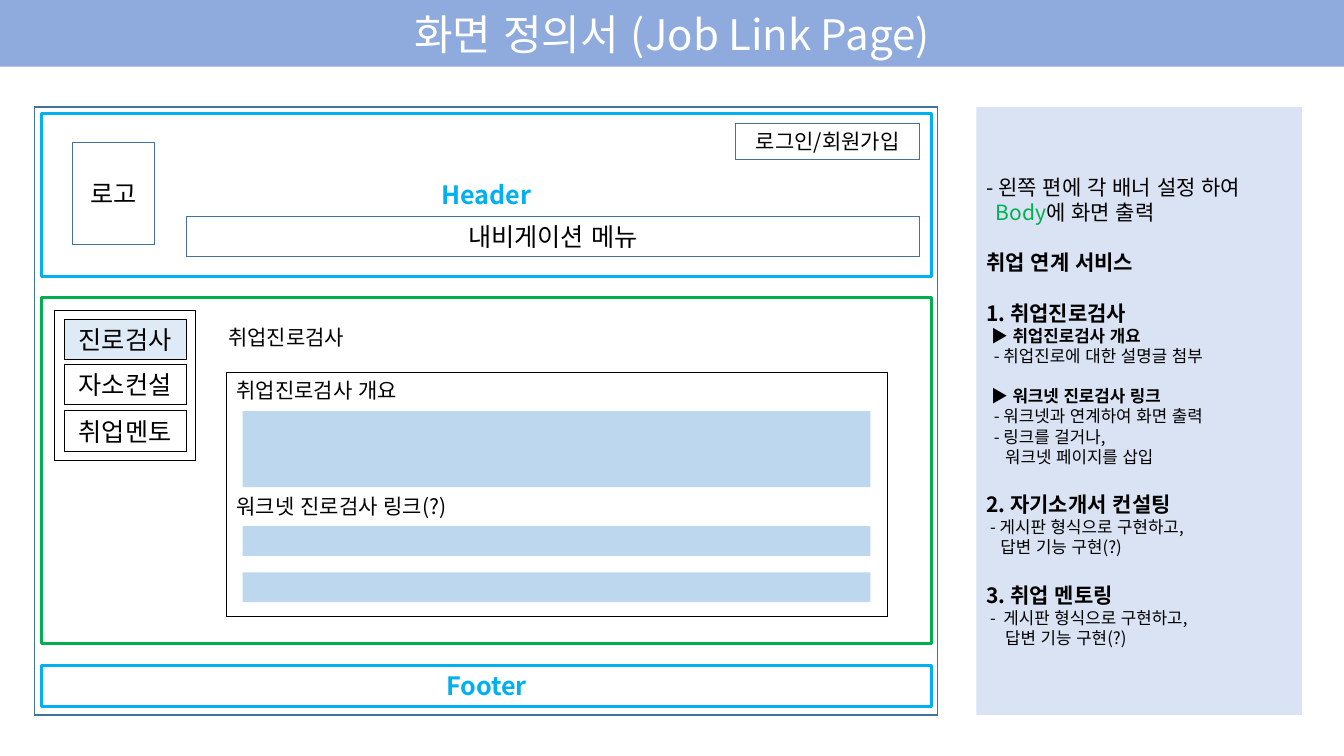
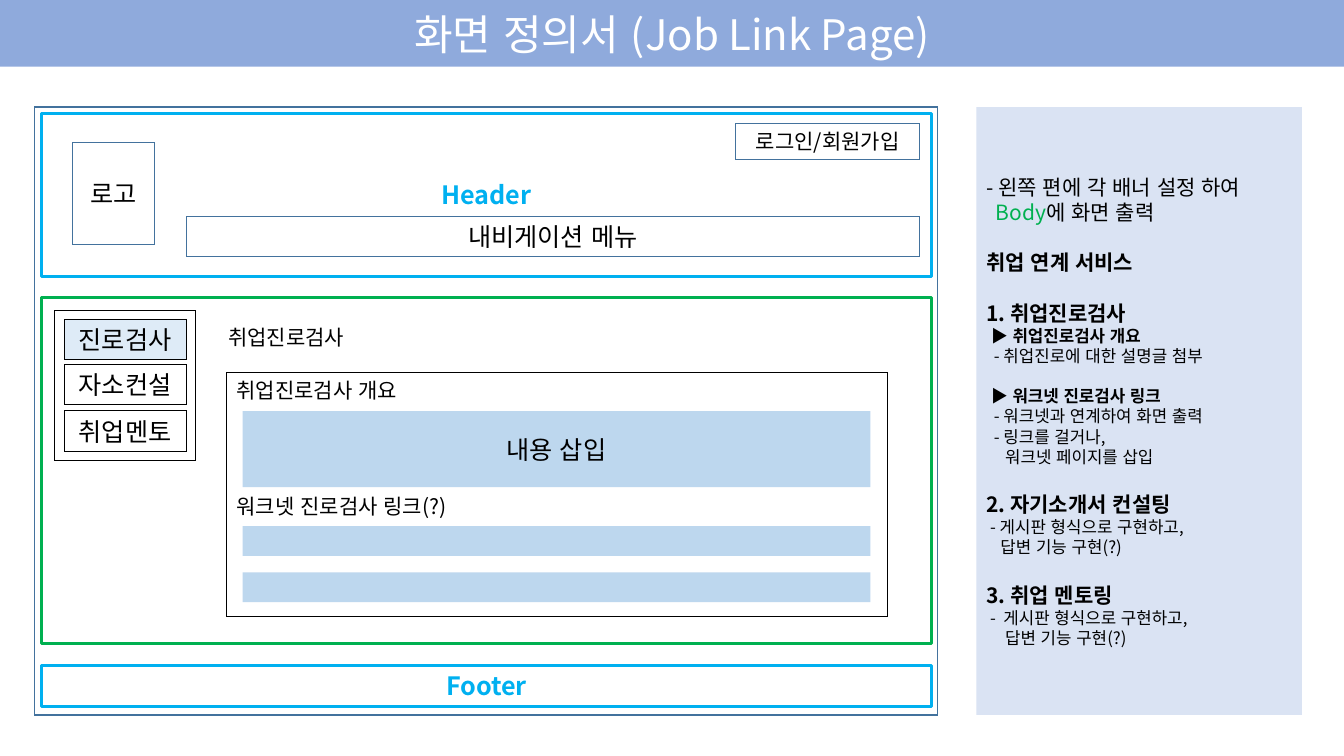
Before and after one commit to EODOHA/Youth_Project, a slide deck: slide 5 of 2조 프로젝트.pptx. Drawn at 1344x756 pixels with LibreOffice and Linux fonts; fonts in the diff are those of the drawing. Boxes give left, top, right and bottom in pixels: in the first picture for what was removed or moved away, otherwise in the second. Text is boxed around its words. In the diff, an @@ line names an element or a change of style, - is before the commit and + after.

```diff
--- a/2조 프로젝트.pptx
+++ b/2조 프로젝트.pptx
@@ text in rectangle at (507, 438, 606, 461): text added @@
+내용 삽입
```
Also in this commit, not shown: 1 other slide changed.
